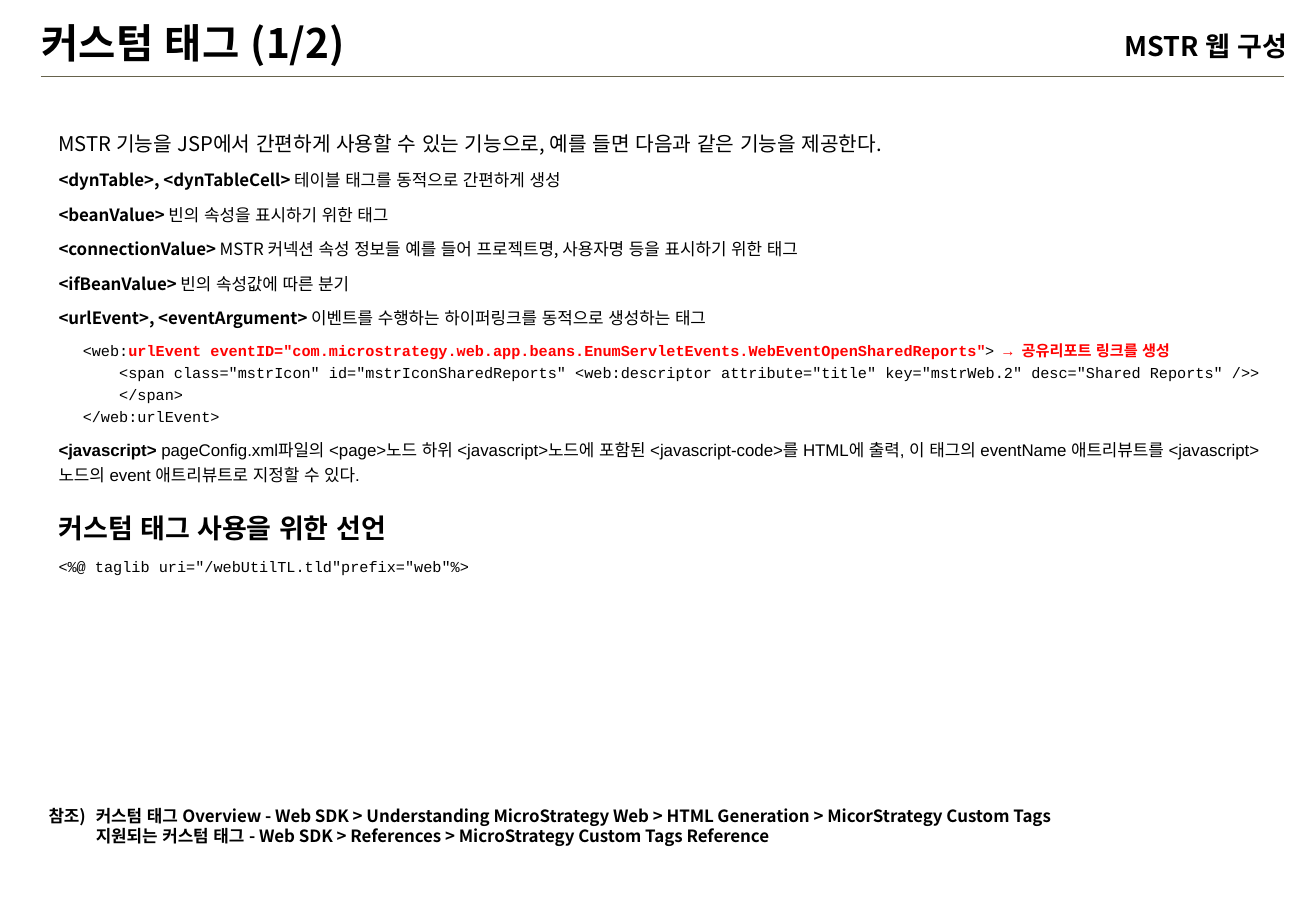
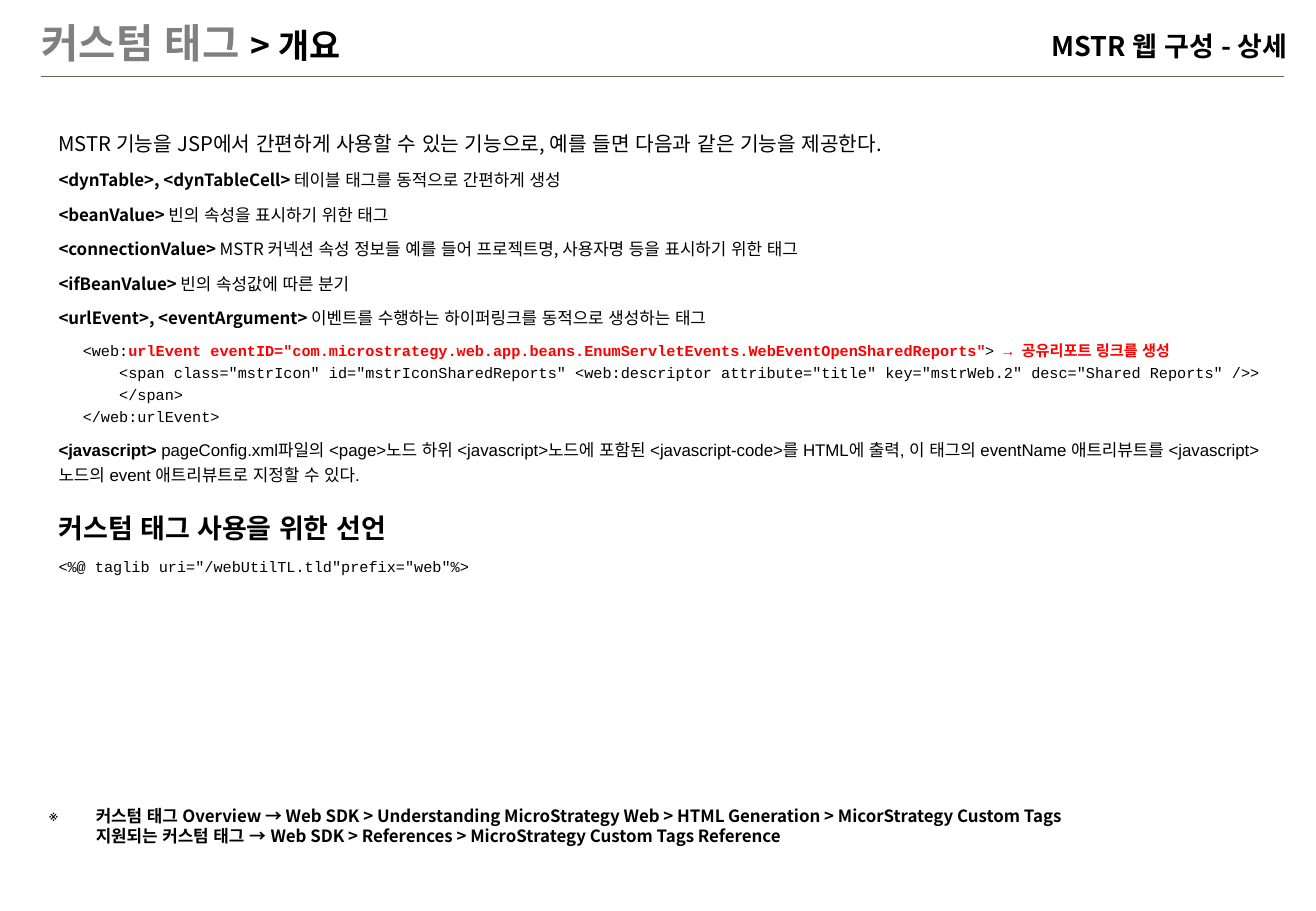
Before and after one commit to iused5/document, a slide deck: slide 32 of MSTR 웹교육/MSTR-웹.pptx (slide 25 before the commit). Drawn at 1316x911 pixels with LibreOffice and Linux fonts; fonts in the diff are those of the drawing; background and template pictures are left out. Boxes give left, top, right and bottom in pixels: in the first picture for what was removed or moved away, otherwise in the second. Text is boxed around its words. In the diff, an @@ line names an element or a change of style, - is before the commit and + after.

```diff
--- a/MSTR 웹교육/MSTR-웹.pptx
+++ b/MSTR 웹교육/MSTR-웹.pptx
@@ title at box(42, 24, 340, 62): text changed; text colour #000000 to #808080 @@
-커스텀 태그 (1/2)
+커스텀 태그 > 개요
@@ text at box(1052, 33, 1288, 59): text changed @@
-MSTR 웹 구성
+MSTR 웹 구성 - 상세
@@ text at box(96, 808, 1062, 846): text changed @@
-참조) 커스텀 태그 Overview - Web SDK > Understanding MicroStrategy Web > HTML Generation > MicorStrategy Custom Tags
-지원되는 커스텀 태그 - Web SDK > References > MicroStrategy Custom Tags Reference
+※ 커스텀 태그 Overview → Web SDK > Understanding MicroStrategy Web > HTML Generation > MicorStrategy Custom Tags
+  지원되는 커스텀 태그 → Web SDK > References > MicroStrategy Custom Tags Reference
```
Also in this commit, not shown: 25 other slides changed, 13 slides added, 1 slide removed, 1 other file.
